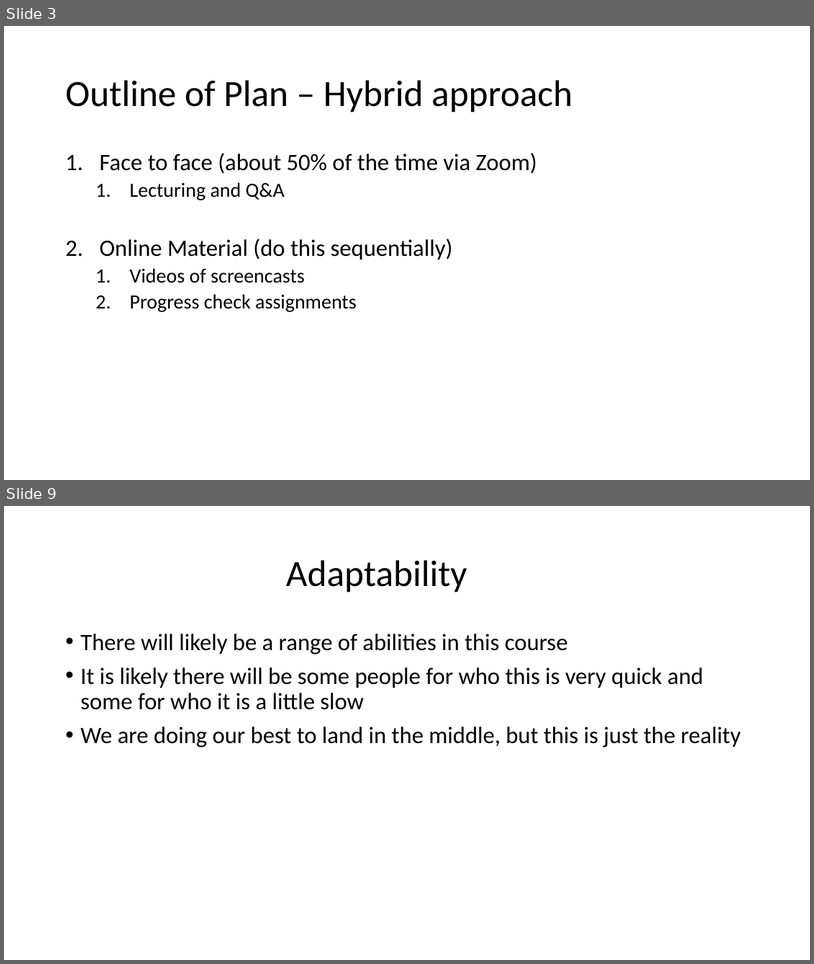
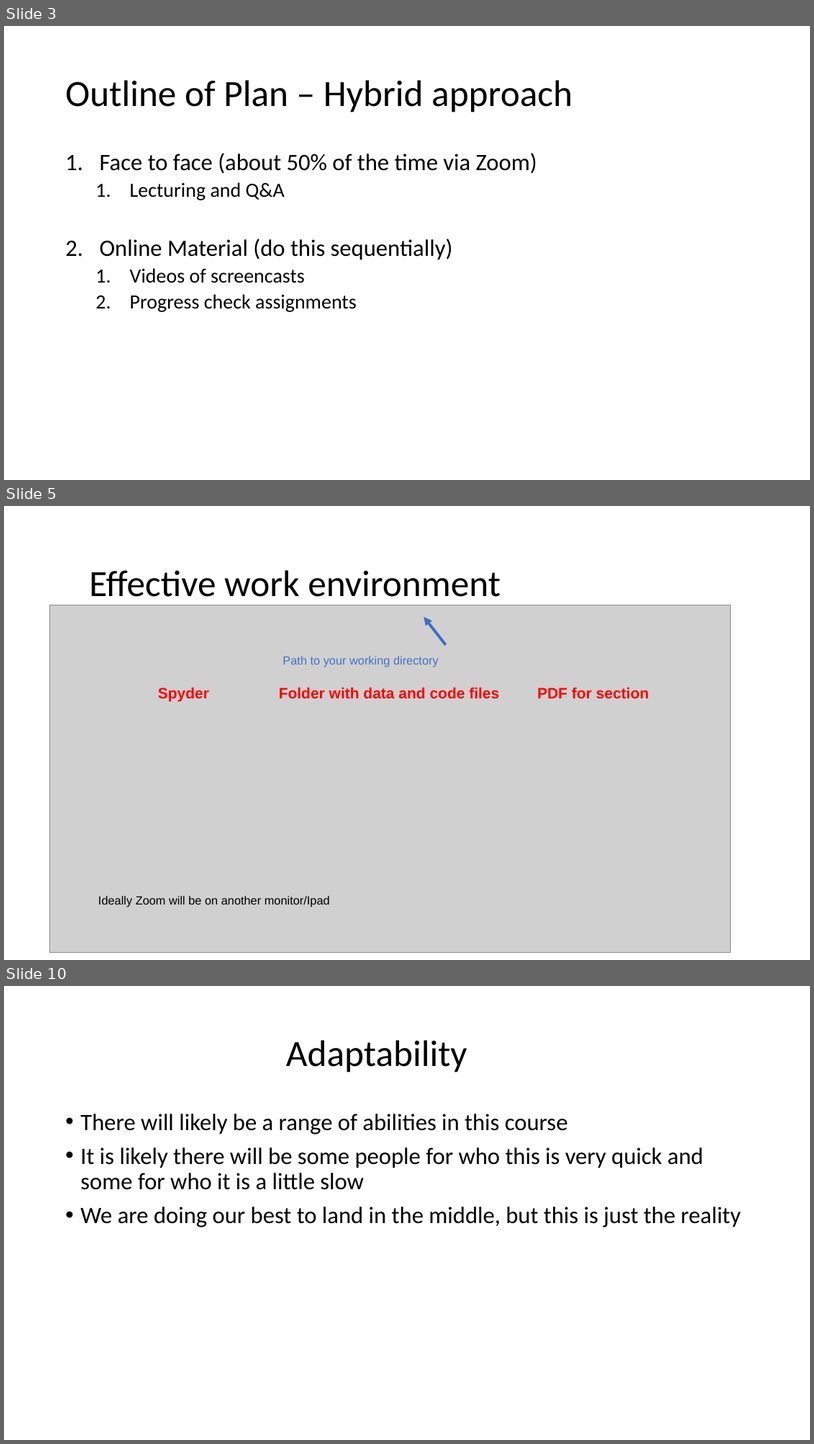
Before and after one commit to ggerlach1/BIOF085, a slide deck: workshop_documents/Introduction_workshop_slides.pptx. Shown one above the other, each under a label of ours: slides 3 and 9 before the commit, slides 3, 5 and 10 after it; the slides between them are not shown. The pictures are 814x964 and 814x1444 pixels, drawn with LibreOffice and Linux fonts; fonts in the diff are those of the drawing; grey boxes stand for pictures. Boxes give left, top, right and bottom in pixels: in the first picture for what was removed or moved away, otherwise in the second. Text is boxed around its words. In the diff, an @@ line names an element or a change of style, - is before the commit and + after.

```diff
--- a/workshop_documents/Introduction_workshop_slides.pptx
+++ b/workshop_documents/Introduction_workshop_slides.pptx
@@ slide 5 added at [4,506,810,960], background #FFFFFF @@
@@ title added at [89,570,501,597], 44 pt, text #000000 @@
+Effective work environment
@@ picture added at [50,605,732,952] @@
@@ arrow added from (446, 644) to (424, 617), #3F6FC3 3.25 pt @@
@@ text added at [283,656,439,667], 14 pt, text #4472C4 @@
+Path to your working directory
@@ text added at [158,687,649,702], 18 pt, text #FF0000, bold @@
+Spyder Folder with data and code files PDF for section
@@ text added at [98,896,330,907], 14 pt, text #000000 @@
+Ideally Zoom will be on another monitor/Ipad
@@ what was slide 9 is now slide 10 @@
```
Also in this commit, not shown: 6 slides changed, 1 other slide added, 1 slide removed, 3 other files.
